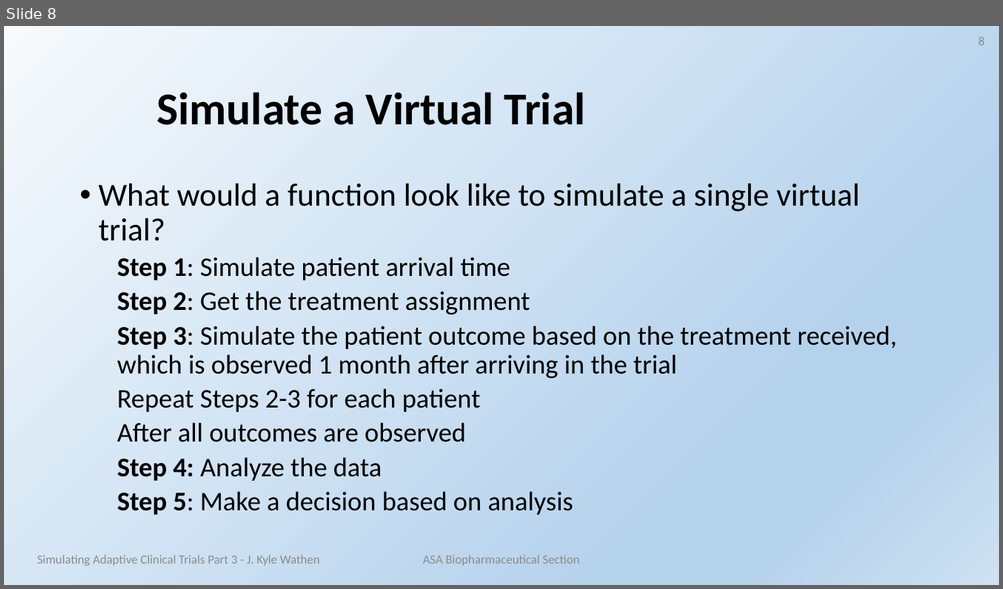
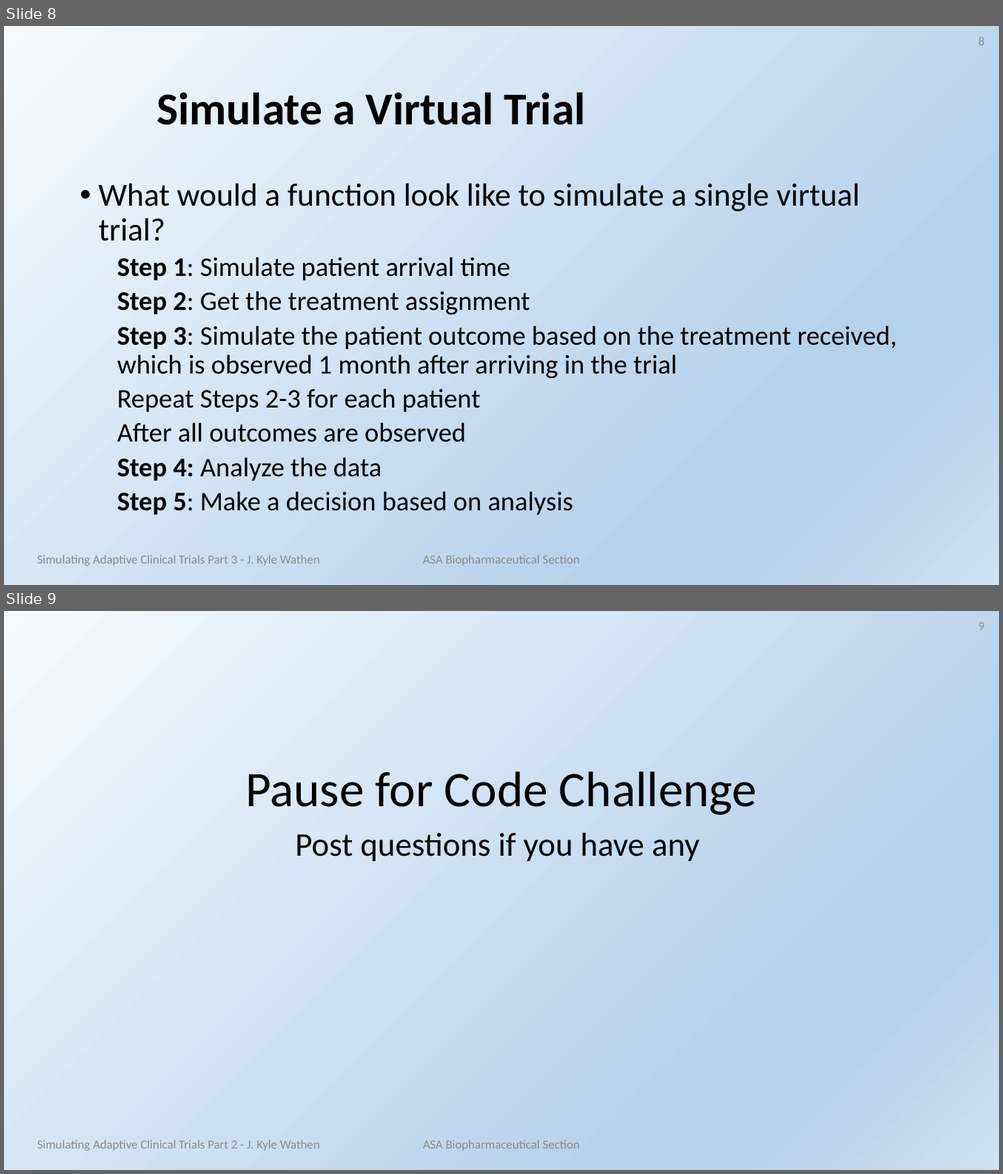
Before and after one commit to kwathen/ClinicalTrialSimulation, a slide deck: Presentations/Part 3.pptx. Shown one above the other, each under a label of ours: slide 8 before the commit, slides 8 and 9 after it. The pictures are 1003x589 and 1003x1174 pixels, drawn with LibreOffice and Linux fonts; fonts in the diff are those of the drawing; background and template pictures are left out. Boxes give left, top, right and bottom in pixels: in the first picture for what was removed or moved away, otherwise in the second. Text is boxed around its words. In the diff, an @@ line names an element or a change of style, - is before the commit and + after.

```diff
--- a/Presentations/Part 3.pptx
+++ b/Presentations/Part 3.pptx
@@ slide 9 added at (4,611,999,1170), background gradient #F7FAFD to #B5D2EC to #CEE1F2 @@
@@ page number added at (978,622,984,630), 12 pt, text #8C8C8C @@
+9
@@ text added at (245,772,757,862), 32 pt, text #000000 @@
+Pause for Code Challenge
+Post questions if you have any
@@ text added at (37,1140,320,1151), 12 pt, text #8C8C8C @@
+Simulating Adaptive Clinical Trials Part 2 - J. Kyle Wathen
@@ text added at (423,1140,580,1151), 12 pt, text #8C8C8C @@
+ASA Biopharmaceutical Section
```
Also in this commit, not shown: 1 slide changed, 2 other files.
